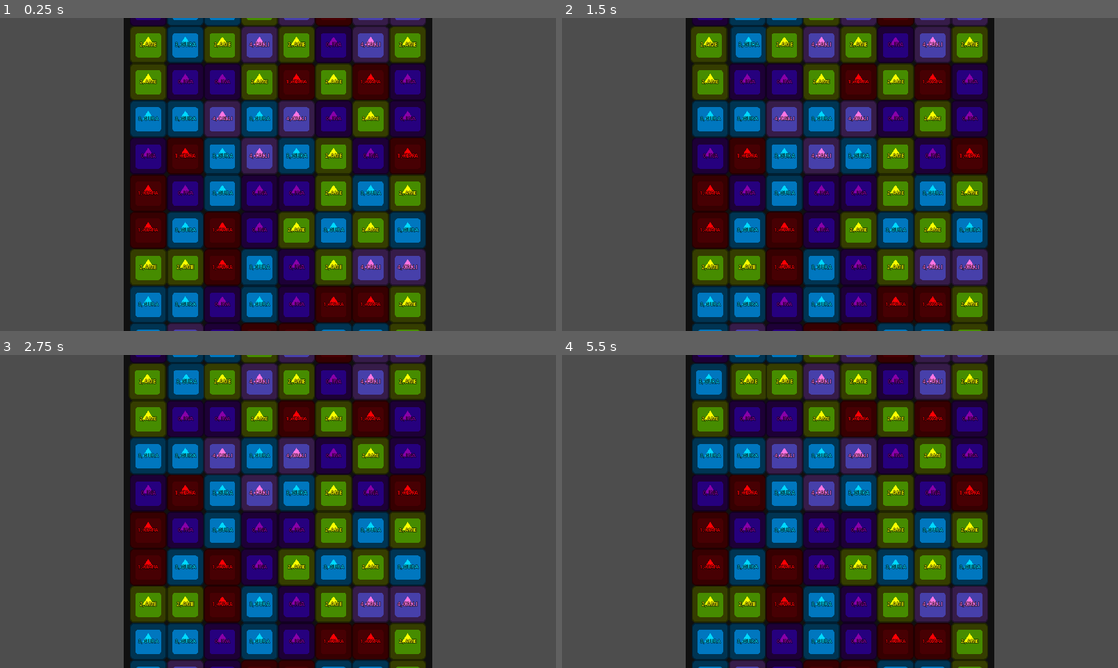
Above: before the commit, frames 1-4 (two rows, left to right).
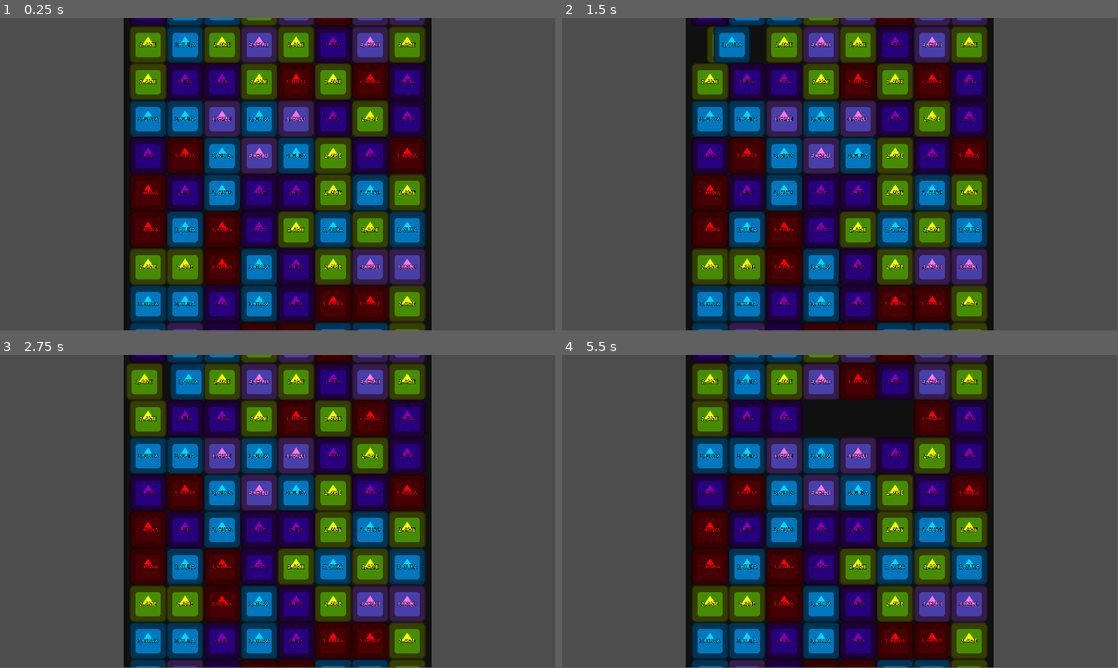
Above: after the commit, the same moments.

Repository: kuma-gee/holo-crush
Game: Godot game, scene res://src/game.tscn
The game is run twice, just before and just after one commit, with the same random seed, the same clock (stepped at 60 frames per second) and the same inputs. The engine's default icon, where the game draws it, is replaced by a stand-in: a white triangle on a blue panel in a dark square.
Inputs (mouse positions are in pixels of both pictures, inside the frame that each line leads up to):
- Up to frame 1 (0.25 s): no input
- Up to frame 2 (1.5 s): tap Enter at 0.5 s; drag from (712, 46) to (895, 105) at 0.52 s; drag from (745, 46) to (812, 237) at 1.27 s
- Up to frame 3 (2.75 s): move the mouse to (222, 383) at 2.02 s; tap Alt at 2.1 s; click (222, 383) at 2.17 s
- Up to frame 4 (5.5 s): drag from (823, 383) to (673, 464) at 2.77 s; drag from (856, 383) to (867, 511) at 3.52 s; drag from (895, 383) to (756, 433) at 4.27 s; move the mouse to (934, 383) at 5.02 s; tap Alt at 5.1 s; click (934, 383) at 5.17 s
The window is 800x450 before the commit and 799x449 after it. Grey fills any space a smaller window leaves; there, only what the larger window draws over its background counts as a difference.

The runs differ from the first frame. In frame 1, 5.7% of the frame differs, in the area x 22-78%, y 0-100%; in frame 2, 6.8%; in frame 3, 6.0%; in frame 4, 9.7%.

Commit message:
fix slot listening to signal multiple times

Diff:
--- a/godot/project.godot
+++ b/godot/project.godot
@@ -30,7 +30,6 @@
 
 window/size/viewport_width=1920
 window/size/viewport_height=1080
-window/stretch/mode="canvas_items"
 window/stretch/aspect="expand"
 window/size/width=1920
 window/size/height=1080
--- a/godot/src/grid/grid.gd
+++ b/godot/src/grid/grid.gd
@@ -43,7 +43,8 @@
 func _ready():
 	get_tree().get_root().size_changed.connect(_update_slots)
 
-	processing_finished.connect(func(): queue.append(func(): _refresh_slots()))
+#	if data.debug:
+#		processing_finished.connect(func(): queue.append(func(): _refresh_slots()))
 
 	_init_slots()
 	data.created.connect(func(): queue.append(_create_pieces))
@@ -110,7 +111,7 @@
 	if not is_processing_queue and queue.size() > 0:
 		is_processing_queue = true
 		processing.emit()
-		logger.debug("Start process")
+		logger.debug("Start process: %s" % queue.size())
 		_process_queue()
 
 func _process_queue():
@@ -121,6 +122,7 @@
 		return
 
 	var fn = queue.pop_front() as Callable
+	logger.debug("Processing")
 	await fn.call()
 	_process_queue()
 
--- a/godot/src/grid/slot.gd
+++ b/godot/src/grid/slot.gd
@@ -17,16 +17,22 @@
 		piece.slight_move(dir)
 
 func swap(other_slot: Slot):
-	if piece:
-		var other = other_slot.piece
-		var piece_pos = get_pos()
-		if other:
-			other.move(piece_pos)
-		piece.move(other_slot.get_pos())
-		piece.move_done.connect(func(): swap_done.emit())
+	if piece == null:
+		return
 
-		other_slot.piece = piece
-		piece = other
+	var other = other_slot.piece
+	var piece_pos = get_pos()
+	if other:
+		other.move(piece_pos)
+	piece.move(other_slot.get_pos())
+
+	var temp = piece
+	other_slot.piece = piece
+	piece = other
+
+	# Do not use connect. We want to wait for it only once
+	await temp.move_done
+	swap_done.emit()
 
 func move(slot: Slot):
 	if piece == null:
@@ -38,9 +44,13 @@
 		return
 
 	piece.move(slot.get_pos())
-	piece.move_done.connect(func(): move_done.emit())
+
+	var temp = piece
 	slot.piece = piece
 	piece = null
+
+	await temp.move_done
+	move_done.emit()
 
 func capture():
 	if piece:
@@ -52,16 +62,21 @@
 
 	piece.global_position = get_pos() + Vector2.UP * (abs(pos.y) + 1) * custom_minimum_size
 	piece.move(get_pos())
-	piece.move_done.connect(func(): fill_done.emit())
+
+	await piece.move_done
+	fill_done.emit()
 
 func get_pos():
 	return global_position + custom_minimum_size / 2
 
 func matched():
 	if piece:
+		var temp = piece
 		piece.matched()
-		piece.match_done.connect(func(): match_done.emit())
 		piece = null
+
+		await temp.match_done
+		match_done.emit()
 
 func replace(p):
 	if piece:
--- a/godot/src/piece/piece.gd
+++ b/godot/src/piece/piece.gd
@@ -22,12 +22,12 @@
 
 func move(dest: Vector2):
 	var tw = create_tween()
-	tw.tween_property(self, "global_position", dest, 5.0).set_trans(Tween.TRANS_BACK).set_ease(Tween.EASE_IN_OUT)
+	tw.tween_property(self, "global_position", dest, 1.0).set_trans(Tween.TRANS_BACK).set_ease(Tween.EASE_IN_OUT)
 	tw.finished.connect(func(): move_done.emit())
 
 func matched():
 	var tw = create_tween()
-	tw.tween_property(self, "scale", Vector2(0, 0), 2.0).set_trans(Tween.TRANS_BACK).set_ease(Tween.EASE_IN_OUT)
+	tw.tween_property(self, "scale", Vector2(0, 0), 0.5).set_trans(Tween.TRANS_BACK).set_ease(Tween.EASE_IN_OUT)
 	tw.finished.connect(func():
 		match_done.emit()
 		queue_free()
